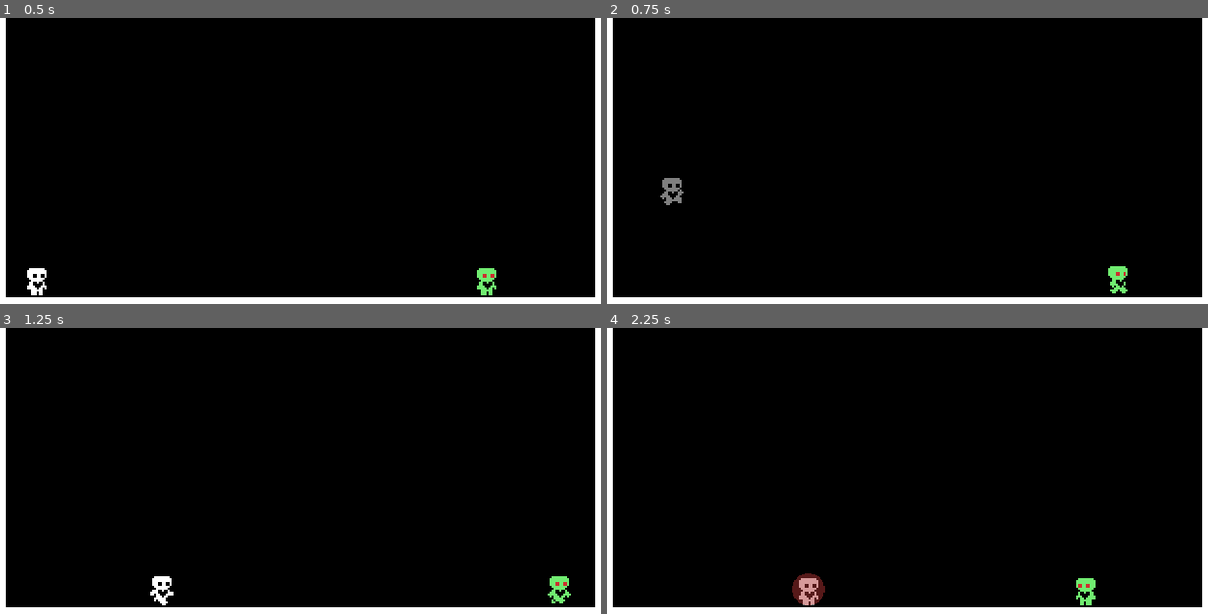
Above: before the commit, frames 1-4 (two rows, left to right).
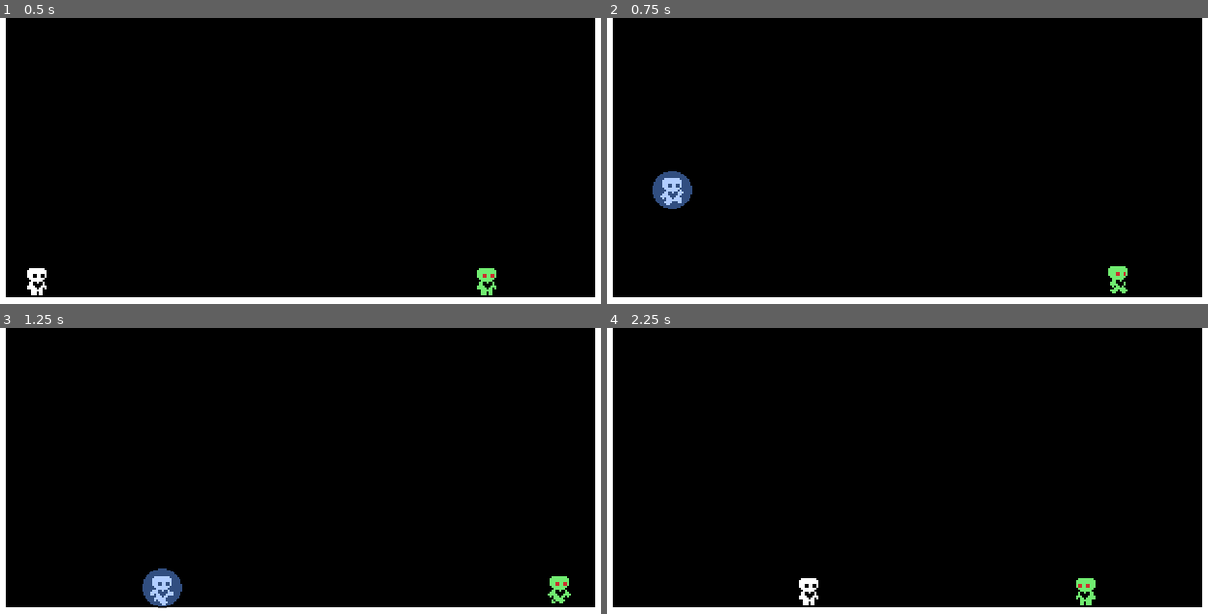
Above: after the commit, the same moments.

Repository: AtlasWongy/rahja_game_development
Game: Godot game, scene res://levels/test_platform.tscn
The game is run twice, just before and just after one commit, with the same random seed, the same clock (stepped at 60 frames per second) and the same inputs.
Inputs (mouse positions are in pixels of both pictures, inside the frame that each line leads up to):
- Up to frame 1 (0.5 s): no input
- Up to frame 2 (0.75 s): tap Enter (ui_accept) at 0.5 s; move the mouse to (1045, 175) at 0.52 s; hold Right (ui_right) from 0.53 s (still down); hold C (black) from 0.53 s (still down); click (1045, 175) at 0.67 s
- Up to frame 3 (1.25 s): keep holding Right (ui_right); keep holding C (black); tap Enter (ui_accept) at 0.77 s; tap X (blue) at 0.8 s
- Up to frame 4 (2.25 s): release Right (ui_right) at 1.25 s; release C (black) at 1.25 s; drag from (781, 519) to (1201, 593) at 1.27 s; move the mouse to (967, 425) at 2.02 s; hold Right (ui_right) from 2.03 s (still down); hold Z (red) from 2.03 s (still down)

Frame 1 is identical in both runs. In frame 2, 0.7% of the frame differs, in the area x 7-15%, y 53-67%; in frame 3, 0.7%; in frame 4, 0.5%.
Error before the commit: Invalid access to property or key 'keycode' on a base object of type 'InputEventMouseMotion'. (res://characters/player/ripsote/riposte.gd:11)

Commit message:
combat_and_riposte

Diff:
--- a/characters/enemy/enemy.gd
+++ b/characters/enemy/enemy.gd
@@ -27,6 +27,8 @@
 func detect_the_player():
 	if player_detection.is_colliding():
 		var collider = player_detection.get_collider()
+		if collider == null:
+			return
 		if collider.is_in_group('player') and can_attack:
 			animation_player.play("swing")
 			velocity.x = 0.0
--- a/characters/enemy/enemy.tscn
+++ b/characters/enemy/enemy.tscn
@@ -1,8 +1,9 @@
-[gd_scene load_steps=17 format=3 uid="uid://bfgfmokoa0kng"]
+[gd_scene load_steps=19 format=3 uid="uid://bfgfmokoa0kng"]
 
 [ext_resource type="Texture2D" uid="uid://cvrdehkogwsru" path="res://characters/enemy/enemy.png" id="1_87n80"]
 [ext_resource type="Script" path="res://characters/enemy/enemy.gd" id="1_cagsl"]
 [ext_resource type="Texture2D" uid="uid://datog2lrwxvsj" path="res://characters/enemy/enemy_weapon.png" id="2_kpxvv"]
+[ext_resource type="Script" path="res://characters/enemy/hitbox/hitbox.gd" id="4_olydo"]
 
 [sub_resource type="AtlasTexture" id="AtlasTexture_16pcb"]
 atlas = ExtResource("1_87n80")
@@ -205,6 +206,9 @@
 [sub_resource type="RectangleShape2D" id="RectangleShape2D_whngd"]
 size = Vector2(15, 3)
 
+[sub_resource type="RectangleShape2D" id="RectangleShape2D_ib8uu"]
+size = Vector2(12, 17)
+
 [node name="Enemy" type="CharacterBody2D"]
 position = Vector2(0, -10)
 script = ExtResource("1_cagsl")
@@ -247,4 +251,15 @@
 wait_time = 4.0
 autostart = true
 
+[node name="HitBox" type="Area2D" parent="."]
+collision_layer = 16
+collision_mask = 16
+
+[node name="HitBoxShape" type="CollisionShape2D" parent="HitBox"]
+position = Vector2(0, 1.5)
+shape = SubResource("RectangleShape2D_ib8uu")
+debug_color = Color(0.905882, 0.262745, 0.388235, 0.419608)
+script = ExtResource("4_olydo")
+
 [connection signal="timeout" from="CoolDown" to="." method="_on_cool_down_timeout"]
+[connection signal="area_entered" from="HitBox" to="HitBox/HitBoxShape" method="_on_hit_box_area_entered"]
--- /dev/null
+++ b/characters/enemy/hitbox/hitbox.gd
@@ -0,0 +1,4 @@
+extends CollisionShape2D
+
+func _on_hit_box_area_entered(area):
+	print("Enemy is hit!")
--- a/characters/player/hitbox/hitbox.gd
+++ b/characters/player/hitbox/hitbox.gd
@@ -1 +1,16 @@
-extends Node2D
+extends CollisionShape2D
+
+@onready var parry_timer = $"../../Combat/ParryTimer"
+@onready var parry = $"../../Combat/Parry"
+
+signal emit_parry_signal
+signal emit_damage_taken_signal
+
+func _ready():
+	parry.emit_damage_signal.connect(get_hit)
+
+func get_hit():
+	emit_signal("emit_damage_taken_signal")
+
+func _on_hit_box_area_entered(area):
+	emit_signal("emit_parry_signal")
--- a/characters/player/parry/parry.gd
+++ b/characters/player/parry/parry.gd
@@ -1,43 +1,37 @@
-extends Node
+extends Node2D
 
-@onready var parry_animation = $"."
+@onready var hit_box_shape = $"../../HitBox/HitBoxShape"
+@onready var parry_timer = $"../ParryTimer"
+@onready var parry_animation = $ParryAnimation
+@onready var riposte = $"../Riposte"
 
-var in_unbound_state = false
+signal emit_damage_signal
+signal emit_riposte_charge_signal
 
-signal emit_riposte_charge
+var got_hit: bool = false
 
 func _ready():
-	parry_animation.play("normal")
+	hit_box_shape.emit_parry_signal.connect(start_parry_timer)
+	parry_animation.play("idle")
 
 func _input(event):
-	if in_unbound_state:
-		return
-	handle_red_parry(event)
-	handle_blue_parry(event)
-	handle_white_parry(event)
 	handle_black_parry(event)
-
-func handle_red_parry(event):
-	if event.is_action_pressed("red"):
-		parry_animation.play("red")
-	elif event.is_action_released("red"):
-		parry_animation.play("normal")
-
-func handle_blue_parry(event):
-	if event.is_action_pressed("blue"):
-		parry_animation.play("blue")
-	elif event.is_action_released("blue"):
-		parry_animation.play("normal")
-
-func handle_white_parry(event):
-	if event.is_action_pressed("white"):
-		parry_animation.play("white")
-	elif event.is_action_released("white"):
-		parry_animation.play("normal")
 
 func handle_black_parry(event):
 	if event.is_action_pressed("black"):
 		parry_animation.play("black")
-		emit_signal("emit_riposte_charge")
+		if got_hit:
+			print("Parry Registered")
+			got_hit = false
+			parry_timer.stop()
+			emit_signal("emit_riposte_charge_signal")
 	elif event.is_action_released("black"):
-		parry_animation.play("normal")
+		parry_animation.play("idle")
+
+func start_parry_timer():
+	got_hit = true
+	parry_timer.start()
+
+func _on_parry_timer_timeout():
+	got_hit = false
+	emit_signal("emit_damage_signal")
--- a/characters/player/player.gd
+++ b/characters/player/player.gd
@@ -5,10 +5,9 @@
 const FRICTION = 1000.0
 const JUMP_VELOCITY = -300
 
+@onready var animated_sprite_2d = $AnimatedSprite2D
+
 var gravity = ProjectSettings.get_setting("physics/2d/default_gravity")
-var is_getting_hit: bool = false
-@onready var animated_sprite_2d = $AnimatedSprite2D
-@onready var timer = $Timer
 
 func _physics_process(delta):
 	apply_gravity(delta)
@@ -18,7 +17,6 @@
 	apply_friction(input_axis, delta)
 	update_animations(input_axis)
 	move_and_slide()
-	getting_hit()
 
 func apply_gravity(delta):
 	if not is_on_floor():
@@ -49,28 +47,3 @@
 
 	if not is_on_floor():
 		animated_sprite_2d.play("jump")
-
-func getting_hit():
-	if !is_getting_hit:
-		return
-	else:
-		if Input.is_action_just_pressed("red"):
-			is_getting_hit = false
-			timer.stop()
-		if Input.is_action_just_pressed("blue"):
-			is_getting_hit = false
-			timer.stop()
-		if Input.is_action_just_pressed("white"):
-			is_getting_hit = false
-			timer.stop()
-		if Input.is_action_just_pressed("black"):
-			is_getting_hit = false
-			timer.stop()
-
-func _on_area_2d_area_entered(area):
-	if area.is_in_group("weapon"):
-		is_getting_hit = true
-		timer.start()
-
-func _on_timer_timeout():
-	is_getting_hit = false
--- a/characters/player/player.tscn
+++ b/characters/player/player.tscn
@@ -1,72 +1,16 @@
-[gd_scene load_steps=22 format=3 uid="uid://vsorfidp5ekd"]
+[gd_scene load_steps=26 format=3 uid="uid://vsorfidp5ekd"]
 
 [ext_resource type="Script" path="res://characters/player/player.gd" id="1_d78xu"]
 [ext_resource type="Texture2D" uid="uid://b3i53hfap8cik" path="res://characters/player/player.png" id="2_mt2cl"]
-[ext_resource type="Texture2D" uid="uid://rmlpmucyqkr5" path="res://characters/player/parry/parry_shield.png" id="2_swyy5"]
 [ext_resource type="Script" path="res://characters/player/parry/parry.gd" id="3_ej7yw"]
+[ext_resource type="Script" path="res://characters/player/hitbox/hitbox.gd" id="3_it15e"]
+[ext_resource type="Texture2D" uid="uid://rmlpmucyqkr5" path="res://characters/player/parry/parry_shield.png" id="4_rqj8m"]
 [ext_resource type="Script" path="res://characters/player/ripsote/riposte.gd" id="5_cealn"]
+[ext_resource type="Texture2D" uid="uid://clp3clr30ek6d" path="res://characters/player/player_weapon.png" id="6_dasxs"]
+[ext_resource type="Script" path="res://characters/player/stats/stats.gd" id="8_l2os8"]
 
 [sub_resource type="RectangleShape2D" id="RectangleShape2D_kleed"]
-size = Vector2(12, 18.5)
-
-[sub_resource type="AtlasTexture" id="AtlasTexture_3f5lq"]
-atlas = ExtResource("2_swyy5")
-region = Rect2(64, 0, 30, 30)
-
-[sub_resource type="AtlasTexture" id="AtlasTexture_861rt"]
-atlas = ExtResource("2_swyy5")
-region = Rect2(32, 0, 30, 30)
-
-[sub_resource type="AtlasTexture" id="AtlasTexture_5uwlw"]
-atlas = ExtResource("2_swyy5")
-region = Rect2(0, 0, 30, 30)
-
-[sub_resource type="AtlasTexture" id="AtlasTexture_5bc0p"]
-atlas = ExtResource("2_swyy5")
-region = Rect2(96, 0, 30, 30)
-
-[sub_resource type="SpriteFrames" id="SpriteFrames_0h6yi"]
-animations = [{
-"frames": [{
-"duration": 1.0,
-"texture": SubResource("AtlasTexture_3f5lq")
-}],
-"loop": true,
-"name": &"black",
-"speed": 5.0
-}, {
-"frames": [{
-"duration": 1.0,
-"texture": SubResource("AtlasTexture_861rt")
-}],
-"loop": true,
-"name": &"blue",
-"speed": 5.0
-}, {
-"frames": [{
-"duration": 1.0,
-"texture": null
-}],
-"loop": true,
-"name": &"normal",
-"speed": 5.0
-}, {
-"frames": [{
-"duration": 1.0,
-"texture": SubResource("AtlasTexture_5uwlw")
-}],
-"loop": true,
-"name": &"red",
-"speed": 5.0
-}, {
-"frames": [{
-"duration": 1.0,
-"texture": SubResource("AtlasTexture_5bc0p")
-}],
-"loop": true,
-"name": &"white",
-"speed": 5.0
-}]
+size = Vector2(12, 16)
 
 [sub_resource type="AtlasTexture" id="AtlasTexture_veict"]
 atlas = ExtResource("2_mt2cl")
@@ -142,47 +86,233 @@
 "speed": 10.0
 }]
 
-[sub_resource type="RectangleShape2D" id="RectangleShape2D_224ig"]
-size = Vector2(12, 16)
+[sub_resource type="AtlasTexture" id="AtlasTexture_pxf0u"]
+atlas = ExtResource("4_rqj8m")
+region = Rect2(32, 0, 30, 30)
+
+[sub_resource type="SpriteFrames" id="SpriteFrames_elcwr"]
+animations = [{
+"frames": [{
+"duration": 1.0,
+"texture": SubResource("AtlasTexture_pxf0u")
+}],
+"loop": true,
+"name": &"black",
+"speed": 5.0
+}, {
+"frames": [{
+"duration": 1.0,
+"texture": null
+}],
+"loop": true,
+"name": &"idle",
+"speed": 5.0
+}]
+
+[sub_resource type="Animation" id="Animation_y8pvs"]
+resource_name = "riposte"
+length = 1.2
+tracks/0/type = "value"
+tracks/0/imported = false
+tracks/0/enabled = true
+tracks/0/path = NodePath(".:position")
+tracks/0/interp = 1
+tracks/0/loop_wrap = true
+tracks/0/keys = {
+"times": PackedFloat32Array(0.2, 0.4, 0.6, 0.8, 1),
+"transitions": PackedFloat32Array(1, 1, 1, 1, 1),
+"update": 1,
+"values": [Vector2(10, -15), Vector2(15, -12), Vector2(18, -7), Vector2(18, -1), Vector2(17, 3)]
+}
+tracks/1/type = "value"
+tracks/1/imported = false
+tracks/1/enabled = true
+tracks/1/path = NodePath(".:rotation")
+tracks/1/interp = 1
+tracks/1/loop_wrap = true
+tracks/1/keys = {
+"times": PackedFloat32Array(0.2, 0.4, 0.6, 0.8, 1),
+"transitions": PackedFloat32Array(1, 1, 1, 1, 1),
+"update": 1,
+"values": [-0.614356, -0.0331613, 0.47473, 0.548033, 0.774926]
+}
+tracks/2/type = "value"
+tracks/2/imported = false
+tracks/2/enabled = true
+tracks/2/path = NodePath(".:visible")
+tracks/2/interp = 1
+tracks/2/loop_wrap = true
+tracks/2/keys = {
+"times": PackedFloat32Array(0, 0.2, 1.2),
+"transitions": PackedFloat32Array(1, 1, 1),
+"update": 1,
+"values": [false, true, false]
+}
+tracks/3/type = "value"
+tracks/3/imported = false
+tracks/3/enabled = true
+tracks/3/path = NodePath("../WeaponShape:disabled")
+tracks/3/interp = 1
+tracks/3/loop_wrap = true
+tracks/3/keys = {
+"times": PackedFloat32Array(0, 0.6, 1, 1.2),
+"transitions": PackedFloat32Array(1, 1, 1, 1),
+"update": 1,
+"values": [true, false, false, true]
+}
+tracks/4/type = "value"
+tracks/4/imported = false
+tracks/4/enabled = true
+tracks/4/path = NodePath("../WeaponShape:visible")
+tracks/4/interp = 1
+tracks/4/loop_wrap = true
+tracks/4/keys = {
+"times": PackedFloat32Array(0, 1, 1.2),
+"transitions": PackedFloat32Array(1, 1, 1),
+"update": 1,
+"values": [false, true, false]
+}
+
+[sub_resource type="Animation" id="Animation_s4oxd"]
+length = 0.001
+tracks/0/type = "value"
+tracks/0/imported = false
+tracks/0/enabled = true
+tracks/0/path = NodePath(".:position")
+tracks/0/interp = 1
+tracks/0/loop_wrap = true
+tracks/0/keys = {
+"times": PackedFloat32Array(0),
+"transitions": PackedFloat32Array(1),
+"update": 0,
+"values": [Vector2(10, -15)]
+}
+tracks/1/type = "value"
+tracks/1/imported = false
+tracks/1/enabled = true
+tracks/1/path = NodePath(".:visible")
+tracks/1/interp = 1
+tracks/1/loop_wrap = true
+tracks/1/keys = {
+"times": PackedFloat32Array(0),
+"transitions": PackedFloat32Array(1),
+"update": 1,
+"values": [false]
+}
+tracks/2/type = "value"
+tracks/2/imported = false
+tracks/2/enabled = true
+tracks/2/path = NodePath(".:rotation")
+tracks/2/interp = 1
+tracks/2/loop_wrap = true
+tracks/2/keys = {
+"times": PackedFloat32Array(0),
+"transitions": PackedFloat32Array(1),
+"update": 0,
+"values": [-0.614356]
+}
+tracks/3/type = "value"
+tracks/3/imported = false
+tracks/3/enabled = true
+tracks/3/path = NodePath("../WeaponShape:visible")
+tracks/3/interp = 1
+tracks/3/loop_wrap = true
+tracks/3/keys = {
+"times": PackedFloat32Array(0),
+"transitions": PackedFloat32Array(1),
+"update": 1,
+"values": [false]
+}
+tracks/4/type = "value"
+tracks/4/imported = false
+tracks/4/enabled = true
+tracks/4/path = NodePath("../WeaponShape:disabled")
+tracks/4/interp = 1
+tracks/4/loop_wrap = true
+tracks/4/keys = {
+"times": PackedFloat32Array(0),
+"transitions": PackedFloat32Array(1),
+"update": 1,
+"values": [true]
+}
+
+[sub_resource type="AnimationLibrary" id="AnimationLibrary_wsfws"]
+_data = {
+"RESET": SubResource("Animation_s4oxd"),
+"riposte": SubResource("Animation_y8pvs")
+}
+
+[sub_resource type="RectangleShape2D" id="RectangleShape2D_5e3db"]
+size = Vector2(15.5, 4)
+
+[sub_resource type="RectangleShape2D" id="RectangleShape2D_fy28r"]
+size = Vector2(12, 17)
 
 [node name="Player" type="CharacterBody2D" groups=["player"]]
 position = Vector2(0, -10)
 script = ExtResource("1_d78xu")
 
-[node name="CollisionShape2D" type="CollisionShape2D" parent="."]
-position = Vector2(0, 0.75)
+[node name="PlayerShape" type="CollisionShape2D" parent="."]
+position = Vector2(0, 2)
 shape = SubResource("RectangleShape2D_kleed")
-
-[node name="ParryAnimation" type="AnimatedSprite2D" parent="CollisionShape2D"]
-modulate = Color(1, 1, 1, 0.5)
-z_index = 1
-scale = Vector2(0.6, 0.6)
-sprite_frames = SubResource("SpriteFrames_0h6yi")
-animation = &"black"
-script = ExtResource("3_ej7yw")
 
 [node name="AnimatedSprite2D" type="AnimatedSprite2D" parent="."]
 sprite_frames = SubResource("SpriteFrames_cooj2")
-animation = &"run"
-frame = 5
-frame_progress = 0.581908
+animation = &"idle"
+
+[node name="Combat" type="Node2D" parent="."]
+
+[node name="Parry" type="Node2D" parent="Combat"]
+script = ExtResource("3_ej7yw")
+
+[node name="ParryAnimation" type="AnimatedSprite2D" parent="Combat/Parry"]
+modulate = Color(1, 1, 1, 0.5)
+scale = Vector2(0.733333, 0.7)
+sprite_frames = SubResource("SpriteFrames_elcwr")
+animation = &"idle"
+
+[node name="Riposte" type="Node2D" parent="Combat"]
+script = ExtResource("5_cealn")
+
+[node name="ParryTimer" type="Timer" parent="Combat"]
+process_callback = 0
+wait_time = 0.5
+one_shot = true
+
+[node name="Weapon" type="Area2D" parent="Combat"]
+collision_layer = 16
+collision_mask = 16
+
+[node name="WeaponSprite" type="Sprite2D" parent="Combat/Weapon"]
+visible = false
+position = Vector2(10, -15)
+rotation = -0.614356
+scale = Vector2(0.75, 0.75)
+texture = ExtResource("6_dasxs")
+
+[node name="WeaponAnimation" type="AnimationPlayer" parent="Combat/Weapon/WeaponSprite"]
+libraries = {
+"": SubResource("AnimationLibrary_wsfws")
+}
+
+[node name="WeaponShape" type="CollisionShape2D" parent="Combat/Weapon"]
+visible = false
+position = Vector2(17.25, 3)
+shape = SubResource("RectangleShape2D_5e3db")
+disabled = true
 
 [node name="HitBox" type="Area2D" parent="."]
 collision_layer = 8
 collision_mask = 8
 
-[node name="CollisionShape2D" type="CollisionShape2D" parent="HitBox"]
-position = Vector2(0, 2)
-shape = SubResource("RectangleShape2D_224ig")
-debug_color = Color(0.670588, 0.4, 0.811765, 0.419608)
-
-[node name="Timer" type="Timer" parent="."]
-process_callback = 0
-wait_time = 0.25
-one_shot = true
-
-[node name="Weapon" type="Node2D" parent="."]
-script = ExtResource("5_cealn")
-
-[connection signal="area_entered" from="HitBox" to="." method="_on_area_2d_area_entered"]
-[connection signal="timeout" from="Timer" to="." method="_on_timer_timeout"]
+[node name="HitBoxShape" type="CollisionShape2D" parent="HitBox"]
+position = Vector2(0, 1.5)
+shape = SubResource("RectangleShape2D_fy28r")
+debug_color = Color(0.552941, 0.482353, 0.772549, 0.419608)
+script = ExtResource("3_it15e")
+
+[node name="Stats" type="Node2D" parent="."]
+script = ExtResource("8_l2os8")
+
+[connection signal="timeout" from="Combat/ParryTimer" to="Combat/Parry" method="_on_parry_timer_timeout"]
+[connection signal="area_entered" from="HitBox" to="HitBox/HitBoxShape" method="_on_hit_box_area_entered"]
--- a/characters/player/ripsote/riposte.gd
+++ b/characters/player/ripsote/riposte.gd
@@ -1,18 +1,19 @@
 extends Node2D
 
-var riposte_charge = 0
+const UNBOUND_STATE = 4194326
 
-@onready var emitter = $"../CollisionShape2D/ParryAnimation"
+@onready var parry = $"../Parry"
+@onready var weapon_animation = $"../Weapon/WeaponSprite/WeaponAnimation"
+
+@export var riposte_charge: int = 0
 
 func _ready():
-	emitter.emit_riposte_charge.connect(add_riposite_charge)
+	parry.emit_riposte_charge_signal.connect(add_riposite_charge)
 
 func _input(event):
-	if event.keycode == 4194326:
-		print("Send the unbound signal over")
-	if event.is_action_pressed("riposte_black"):
-		pass
+	if event.is_action_pressed("riposte") and riposte_charge > 0:
+		weapon_animation.play("riposte")
+		riposte_charge -= 1
 
 func add_riposite_charge():
 	riposte_charge += 1
-	print("Current Charge: ", riposte_charge)
--- /dev/null
+++ b/characters/player/stats/stats.gd
@@ -0,0 +1,12 @@
+extends Node2D
+
+@export var health: int = 3
+@onready var hit_box_shape = $"../HitBox/HitBoxShape"
+
+func _ready():
+	hit_box_shape.emit_damage_taken_signal.connect(take_damage)
+
+func take_damage():
+	health -= 1
+	if health <= 0:
+		get_parent().queue_free()
--- a/project.godot
+++ b/project.godot
@@ -53,12 +53,7 @@
 "events": [Object(InputEventKey,"resource_local_to_scene":false,"resource_name":"","device":-1,"window_id":0,"alt_pressed":false,"shift_pressed":false,"ctrl_pressed":false,"meta_pressed":false,"pressed":false,"keycode":0,"physical_keycode":83,"key_label":0,"unicode":115,"echo":false,"script":null)
 ]
 }
-riposte_black={
-"deadzone": 0.5,
-"events": [Object(InputEventKey,"resource_local_to_scene":false,"resource_name":"","device":-1,"window_id":0,"alt_pressed":false,"shift_pressed":false,"ctrl_pressed":true,"meta_pressed":false,"pressed":false,"keycode":0,"physical_keycode":67,"key_label":0,"unicode":0,"echo":false,"script":null)
-]
-}
-unbound_state={
+riposte={
 "deadzone": 0.5,
 "events": [Object(InputEventKey,"resource_local_to_scene":false,"resource_name":"","device":-1,"window_id":0,"alt_press …(182 unchanged characters)…
 ]
Binary file added: characters/player/player_weapon.png
Not shown, added: characters/player/player_weapon.png.import
Renamed: characters/player/draw_debug.gd -> characters/utils/draw_debug.gd
